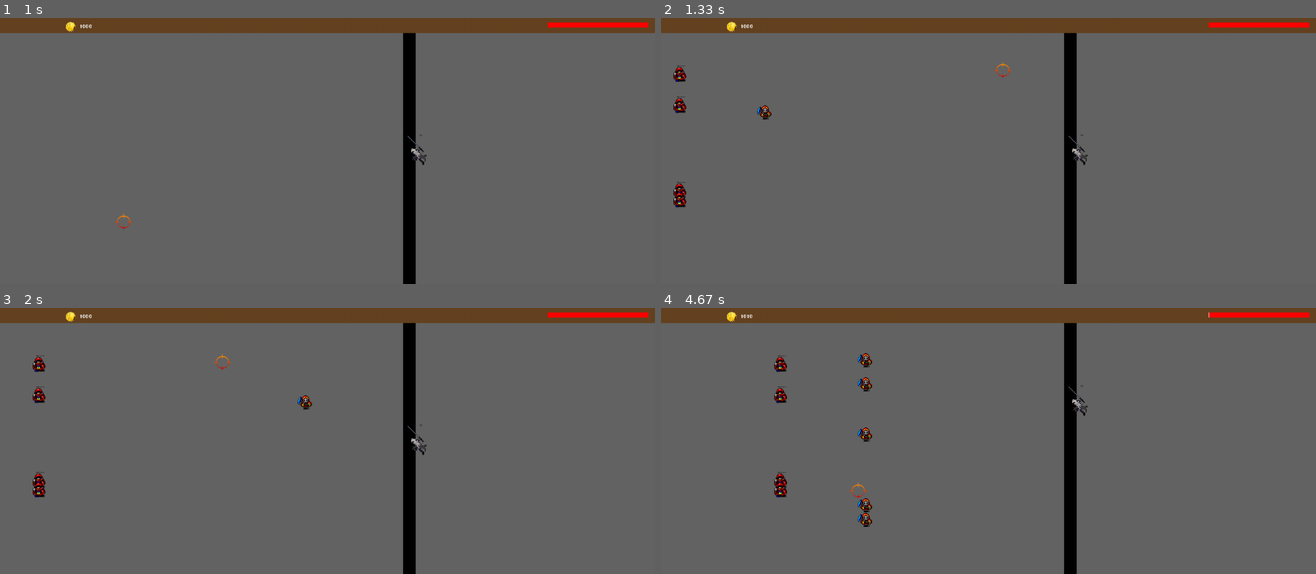
Above: before the commit, frames 1-4 (two rows, left to right).
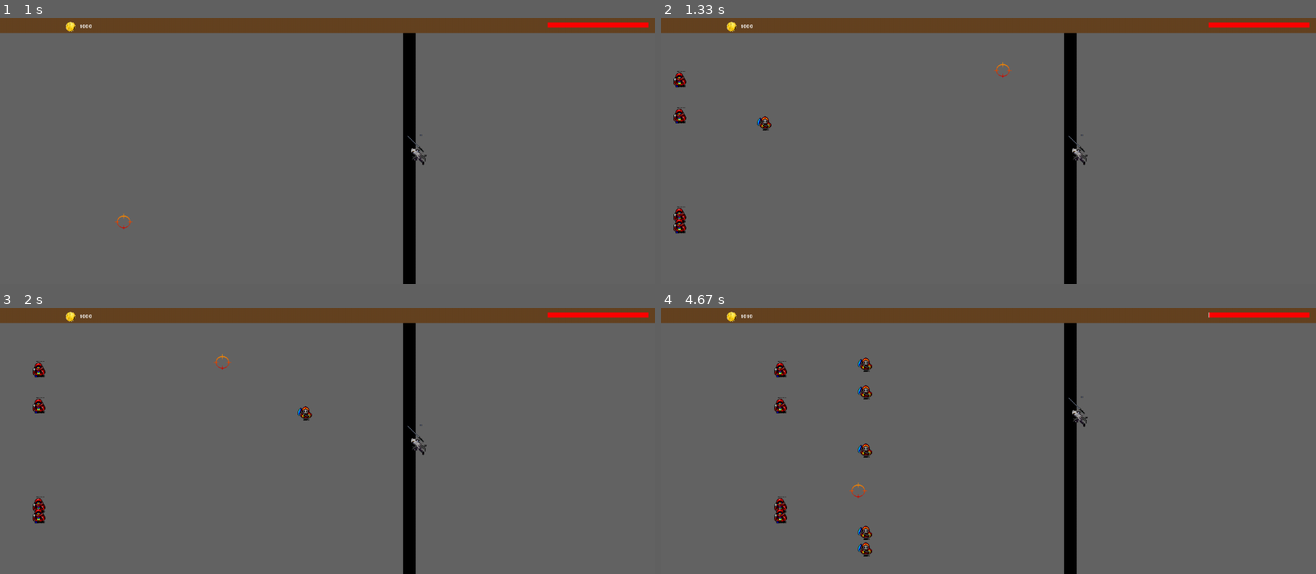
Above: after the commit, the same moments.

Repository: VictorCazin/victor-shooter
Game: pygame game, started from main.py
Two runs of this game, one before a commit and one after it. Both use one fixed random seed, a clock stepped at 60 frames per second and the inputs below. The source is Python 2; it was converted automatically to run under Python 3.
Inputs (mouse positions are in pixels of both pictures, inside the frame that each line leads up to):
- Up to frame 1 (1 s): click (327, 151) at 0.38 s; click (124, 212) at 0.72 s
- Up to frame 2 (1.33 s): click (1001, 60) at 1.05 s
- Up to frame 3 (2 s): click (327, 472) at 1.38 s; click (222, 353) at 1.72 s
- Up to frame 4 (4.67 s): click (1191, 435) at 2.05 s; click (1217, 491) at 2.38 s; click (831, 486) at 2.72 s; click (890, 518) at 3.05 s; click (1126, 406) at 3.38 s; click (1217, 438) at 3.72 s; click (1106, 531) at 4.05 s; click (857, 483) at 4.38 s

Frame 1 is identical in both runs. In frame 2, 0.7% of the frame differs, in the area x 1-17%, y 17-82%; in frame 3, 0.7%; in frame 4, 1.4%, in the area x 17-66%, y 16-94%.

Commit message:
Fix : mauvaise distribution aleatoire de l'apparition des creeps

Diff:
--- a/unit.py
+++ b/unit.py
@@ -40,11 +40,11 @@
         self.dead = 0
 
         if position is None:
-            position_depart = randint(HEIGHT_MENU + self.rect.width, HEIGHT - self.rect.height)
+            position_depart = randint(HEIGHT_MENU, HEIGHT_MENU + HEIGHT - self.rect.height)
         else:
             position_depart = position
 
-        self.rect.topleft = 0, position_depart - self.rect.width # The creep apparition is randomly distributed
+        self.rect.topleft = 0, position_depart # The creep apparition is randomly distributed
 
     def update(self):
         if self.attaque:
